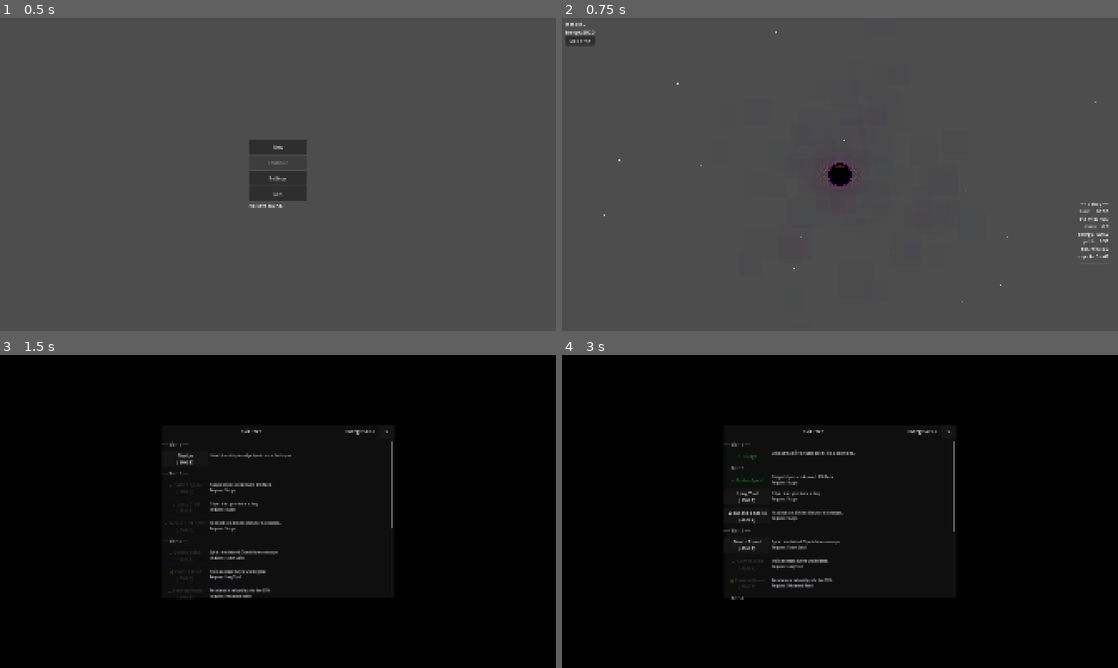
Above: before the commit, frames 1-4 (two rows, left to right).
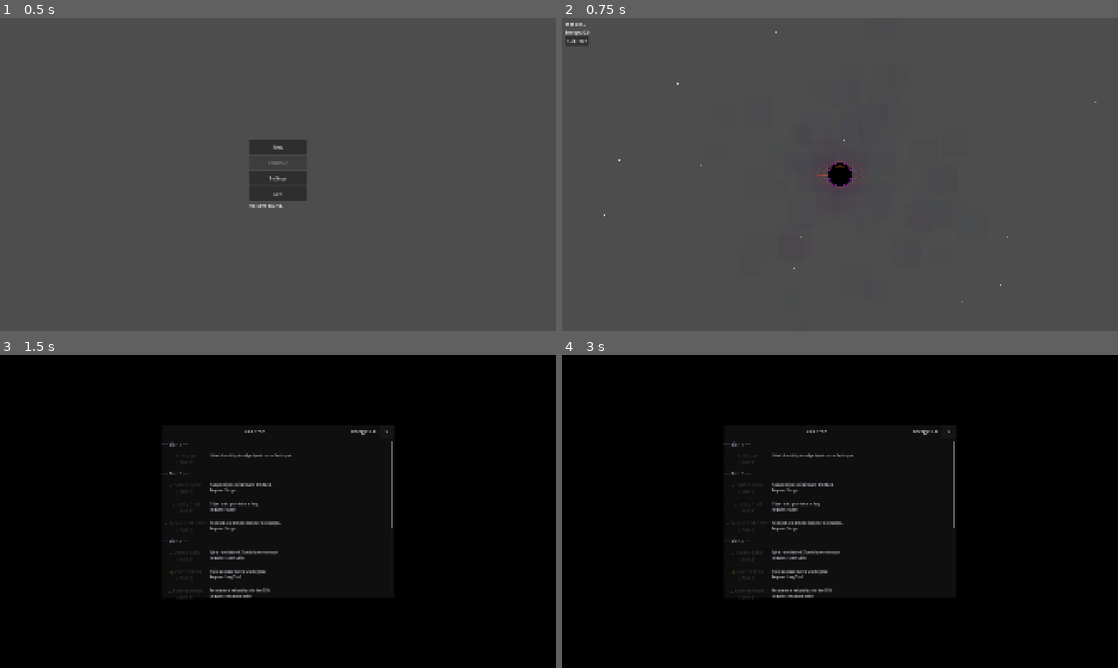
Above: after the commit, the same moments.

Repository: Redledr/void-hunger
Game: Godot game, scene res://scenes/start_screen.tscn
Two runs of this game, one before a commit and one after it. Both use one fixed random seed, a clock stepped at 60 frames per second and the inputs below.
Inputs (mouse positions are in pixels of both pictures, inside the frame that each line leads up to):
- Up to frame 1 (0.5 s): no input
- Up to frame 2 (0.75 s): click "New" at 0.5 s
- Up to frame 3 (1.5 s): click "Skill Tree" at 1.25 s
- Up to frame 4 (3 s): click (745, 458) at 2 s, where only the run before the commit has a clickable "Nudge [10.0 E]"; click (745, 483) at 2.75 s, where only the run before the commit has a clickable "Faster Spiral [20.0 E]"

Frame 1 is identical in both runs. In frame 2, 0.4% of the frame differs, in the area x 0-99%, y 3-78%; in frame 3, 0.1%; in frame 4, 2.4%, in the area x 29-71%, y 24-79%.
Error after the commit: Parse Error: Used space character for indentation instead of tab as used before in the file. (res://scripts/main.gd:125)

Commit message:
feat: Refactor black hole drawing logic, integrate GameConfig parameters, and clean up particle manager setup

Diff:
--- a/scripts/black_hole.gd
+++ b/scripts/black_hole.gd
@@ -1,12 +1,9 @@
 extends Node2D
-
-# ── Constants ────────────────────────────────────────────────────────────────
-const GLOW_LAYERS:      int   = 6
 
 @onready var pull_shape: CollisionShape2D = $PullZone/Shape
 
 var _circle_shape := CircleShape2D.new()
-var _rotation_t:   float = 0.0
+var _rotation_t: float = 0.0
 
 func _ready() -> void:
 	pull_shape.shape = _circle_shape
@@ -25,8 +22,6 @@
 func _on_mass_changed() -> void:
 	call_deferred("_update_size")
 
-# ── Drawing ──────────────────────────────────────────────────────────────────
-
 func _draw() -> void:
 	var r := GameConfig.black_hole_base_size + log(maxf(1.0, GameState.mass)) * GameConfig.black_hole_mass_scale
 	_draw_glow(r)
@@ -35,10 +30,10 @@
 	_draw_event_horizon(r)
 
 func _draw_glow(r: float) -> void:
-	for i in range(GLOW_LAYERS, 0, -1):
-		var t      := float(i) / float(GLOW_LAYERS)
-		var glow_r := r * (1.0 + t * 2.8)
-		var alpha  := 0.06 * (1.0 - t)
+	for i in range(GameConfig.glow_layers, 0, -1):
+		var t := float(i) / float(GameConfig.glow_layers)
+		var glow_r := r * (1.0 + t * GameConfig.glow_radius_mult)
+		var alpha := GameConfig.glow_alpha_peak * (1.0 - t)
 		var col := Color(
 			lerpf(0.35, 0.05, t),
 			lerpf(0.05, 0.02, t),
@@ -50,12 +45,11 @@
 func _draw_accretion_disk(r: float) -> void:
 	var inner := r * GameConfig.disk_inner_scale
 	var outer := r * GameConfig.disk_outer_scale
-	var steps := 128  # smooth full ellipse
 
-	for band in range(8):
-		var t_band := float(band) / 8.0
+	for band in range(GameConfig.disk_bands):
+		var t_band := float(band) / float(GameConfig.disk_bands)
 		var band_r := lerpf(inner, outer, t_band)
-		var heat   := 1.0 - t_band
+		var heat := 1.0 - t_band
 		var col := Color(
 			lerpf(0.6, 1.0, heat),
 			lerpf(0.1, 0.55, heat),
@@ -63,32 +57,29 @@
 			lerpf(0.04, 0.28, heat)
 		)
 
-		# Back half — drawn before core so core occludes it
 		var back_pts := PackedVector2Array()
-		for i in range(steps + 1):
-			var angle  := (float(i) / float(steps)) * TAU + _rotation_t
-			var x      := cos(angle) * band_r
-			var y      := sin(angle) * band_r * GameConfig.disk_tilt
-			if y >= 0.0:  # back half (positive y = behind in this orientation)
+		for i in range(GameConfig.arc_segments + 1):
+			var angle := (float(i) / float(GameConfig.arc_segments)) * TAU + _rotation_t
+			var x := cos(angle) * band_r
+			var y := sin(angle) * band_r * GameConfig.disk_tilt
+			if y >= 0.0:
 				back_pts.append(Vector2(x, y))
 		if back_pts.size() >= 2:
 			for i in range(back_pts.size() - 1):
-				draw_line(back_pts[i], back_pts[i + 1], col, 1.8)
+				draw_line(back_pts[i], back_pts[i + 1], col, GameConfig.disk_line_width)
 
 func _draw_core(r: float) -> void:
 	draw_circle(Vector2.ZERO, r * 1.08, Color(0.28, 0.0, 0.42, 0.85))
-	draw_circle(Vector2.ZERO, r,        Color(0.0,  0.0, 0.0,  1.0))
+	draw_circle(Vector2.ZERO, r, Color(0.0, 0.0, 0.0, 1.0))
 
 func _draw_event_horizon(r: float) -> void:
-	# Front half — drawn on top of core so it appears in front
 	var inner := r * GameConfig.disk_inner_scale
 	var outer := r * GameConfig.disk_outer_scale
-	var steps := 128
 
-	for band in range(8):
-		var t_band := float(band) / 8.0
+	for band in range(GameConfig.disk_bands):
+		var t_band := float(band) / float(GameConfig.disk_bands)
 		var band_r := lerpf(inner, outer, t_band)
-		var heat   := 1.0 - t_band
+		var heat := 1.0 - t_band
 		var col := Color(
 			lerpf(0.6, 1.0, heat),
 			lerpf(0.1, 0.55, heat),
@@ -97,14 +88,14 @@
 		)
 
 		var front_pts := PackedVector2Array()
-		for i in range(steps + 1):
-			var angle := (float(i) / float(steps)) * TAU + _rotation_t
-			var x     := cos(angle) * band_r
-			var y     := sin(angle) * band_r * GameConfig.disk_tilt
-			if y < 0.0:  # front half
+		for i in range(GameConfig.arc_segments + 1):
+			var angle := (float(i) / float(GameConfig.arc_segments)) * TAU + _rotation_t
+			var x := cos(angle) * band_r
+			var y := sin(angle) * band_r * GameConfig.disk_tilt
+			if y < 0.0:
 				front_pts.append(Vector2(x, y))
 		if front_pts.size() >= 2:
 			for i in range(front_pts.size() - 1):
-				draw_line(front_pts[i], front_pts[i + 1], col, 1.8)
+				draw_line(front_pts[i], front_pts[i + 1], col, GameConfig.disk_line_width)
 
-	draw_arc(Vector2.ZERO, r, 0.0, TAU, 64, Color(0.75, 0.35, 1.0, 0.45), 1.2)
+	draw_arc(Vector2.ZERO, r, 0.0, TAU, GameConfig.arc_segments, Color(0.75, 0.35, 1.0, 0.45), 1.2)
--- a/scripts/main.gd
+++ b/scripts/main.gd
@@ -2,19 +2,19 @@
 
 const SPACE_OBJECT_SCENE := preload("res://scenes/space_object.tscn")
 
-@onready var black_hole:        Node2D = $BlackHole
-@onready var spawn_timer:       Timer  = $SpawnTimer
-@onready var debug_label:       Label  = $DebugLabel
-@onready var particle_manager:  Node2D = $ParticleManager
+@onready var black_hole: Node2D = $BlackHole
+@onready var spawn_timer: Timer = $SpawnTimer
+@onready var debug_label: Label = $DebugLabel
+@onready var particle_manager: Node2D = $ParticleManager
 
-var _absorb_count:        int   = 0
-var _absorb_timer:        float = 0.0
-var _absorbs_per_min:     float = 0.0
+var _absorb_count: int = 0
+var _absorb_timer: float = 0.0
+var _absorbs_per_min: float = 0.0
 var _avg_mass_per_absorb: float = 1.0
 var _mass_at_last_sample: float = 0.0
-var screen_size:    Vector2 = Vector2.ZERO
-var active_objects: Array   = []
-var mouse_pos:      Vector2 = Vector2.ZERO
+var screen_size: Vector2 = Vector2.ZERO
+var active_objects: Array = []
+var mouse_pos: Vector2 = Vector2.ZERO
 var test_energy: float = 0.0
 var _nudge_unlocked: bool = false
 
@@ -94,7 +94,7 @@
 	match randi() % 4:
 		0: return Vector2(randf() * screen_size.x, 0.0)
 		1: return Vector2(randf() * screen_size.x, screen_size.y)
-		2: return Vector2(0.0,           randf() * screen_size.y)
+		2: return Vector2(0.0, randf() * screen_size.y)
 		_: return Vector2(screen_size.x, randf() * screen_size.y)
 
 # ── Signals ──────────────────────────────────────────────────────────────────
@@ -116,27 +116,27 @@
 func _update_debug(delta: float) -> void:
 	_absorb_timer += delta
 
-	if _absorb_timer >= 10.0:
+	if _absorb_timer >= GameConfig.debug_sample_window:
 		_absorbs_per_min = (_absorb_count / _absorb_timer) * 60.0
 		if _absorb_count > 0:
-			var mass_gained      := GameState.mass - _mass_at_last_sample
-			_avg_mass_per_absorb  = mass_gained / float(_absorb_count)
+			var mass_gained := GameState.mass - _mass_at_last_sample
+			_avg_mass_per_absorb = mass_gained / float(_absorb_count)
 		_mass_at_last_sample = GameState.mass
-		_absorb_count        = 0
-		_absorb_timer        = 0.0
+		_absorb_count = 0
+    	_absorb_timer = 0.0
 
 	var passive_rate := GameConfig.passive_pull_base + GameState.mass * GameConfig.passive_pull_scale
 
-	var e           := GameState.elapsed_time
+	var e := GameState.elapsed_time
 	var elapsed_str := "%02d:%02d" % [int(e / 60), int(e) % 60]
 
 	var eta_str := "??:??"
 	if _absorbs_per_min > 0.0:
 		var mass_per_min := _absorbs_per_min * _avg_mass_per_absorb
-		var mass_needed  := maxf(0.0, 500.0 - GameState.mass)
+		var mass_needed := maxf(0.0, GameConfig.debug_eta_target_mass - GameState.mass)
 		if mass_per_min > 0.0:
-			var mins    := mass_needed / mass_per_min
-			eta_str      = "%02d:%02d" % [int(mins), int(mins * 60.0) % 60]
+			var mins := mass_needed / mass_per_min
+			eta_str = "%02d:%02d" % [int(mins), int(mins * 60.0) % 60]
 
 	var counts: Dictionary = {}
 	for obj in active_objects:
@@ -145,12 +145,12 @@
 
 	var lines: Array = [
 		"── debug ──",
-		"time:    %s"      % elapsed_str,
-		"eta mid: %s"      % eta_str,
-		"mass:    %.1f"    % GameState.mass,
-		"energy:  %.1f"    % GameState.energy,
-		"pull/s:  %.2f"    % passive_rate,
-		"abs/min: %.1f"    % _absorbs_per_min,
+		"time:    %s" % elapsed_str,
+		"eta mid: %s" % eta_str,
+		"mass:    %.1f" % GameState.mass,
+		"energy:  %.1f" % GameState.energy,
+		"pull/s:  %.2f" % passive_rate,
+		"abs/min: %.1f" % _absorbs_per_min,
 		"objects: %d / %d" % [active_objects.filter(func(o): return is_instance_valid(o)).size(), GameConfig.max_objects],
 		"──────────",
 	]
--- a/scripts/particle_manager.gd
+++ b/scripts/particle_manager.gd
@@ -1,62 +1,45 @@
-# particle_manager.gd
-# Attach to a Node2D named ParticleManager, child of the main scene.
-#
-# Owns a pool of CPUParticles2D emitters so space_object never manages
-# its own particles. Call burst() from anywhere — it grabs a free emitter,
-# positions it, fires once, then returns it to the pool automatically.
-#
-# Add to main scene as:
-#   ParticleManager (Node2D, this script)
 extends Node2D
-
-const POOL_SIZE:      int   = 20
-const BURST_AMOUNT:   int   = 18
-const BURST_LIFETIME: float = 0.6
-const BURST_SPEED_MIN:float = 40.0
-const BURST_SPEED_MAX:float = 140.0
 
 var _pool: Array[CPUParticles2D] = []
 
 func _ready() -> void:
-	for i in range(POOL_SIZE):
+	for i in range(GameConfig.particle_pool_size):
 		var p := CPUParticles2D.new()
-		p.emitting        = false
-		p.one_shot        = true
-		p.explosiveness   = 0.95   # fire all particles at once
-		p.amount          = BURST_AMOUNT
-		p.lifetime        = BURST_LIFETIME
-		p.emission_shape  = CPUParticles2D.EMISSION_SHAPE_SPHERE
+		p.emitting = false
+		p.one_shot = true
+		p.explosiveness = 0.95
+		p.amount = GameConfig.particle_burst_amount
+		p.lifetime = GameConfig.particle_burst_lifetime
+		p.emission_shape = CPUParticles2D.EMISSION_SHAPE_SPHERE
 		p.emission_sphere_radius = 4.0
-		p.direction       = Vector2(0, 0)
-		p.spread          = 180.0
-		p.gravity         = Vector2(0, 0)
-		p.initial_velocity_min = BURST_SPEED_MIN
-		p.initial_velocity_max = BURST_SPEED_MAX
-		p.scale_amount_min     = 1.5
-		p.scale_amount_max     = 3.5
-		p.damping_min          = 60.0
-		p.damping_max          = 120.0
+		p.direction = Vector2(0, 0)
+		p.spread = 180.0
+		p.gravity = Vector2(0, 0)
+		p.initial_velocity_min = GameConfig.particle_speed_min
+		p.initial_velocity_max = GameConfig.particle_speed_max
+		p.scale_amount_min = 1.5
+		p.scale_amount_max = 3.5
+		p.damping_min = 60.0
+		p.damping_max = 120.0
 		add_child(p)
 		_pool.append(p)
 
-# Fire a burst at world position `pos` using `color`.
-# Safe to call every frame — silently skips if pool is exhausted.
 func burst(pos: Vector2, color: Color, size: float = 10.0) -> void:
 	var emitter := _get_free()
 	if emitter == null:
 		return
-	emitter.position               = pos
-	emitter.color                  = Color(color.r, color.g, color.b, 1.0)
+	emitter.position = pos
+	emitter.color = Color(color.r, color.g, color.b, 1.0)
 	emitter.emission_sphere_radius = size * 0.5
-	emitter.amount                 = clampi(int(size * 1.5), 6, 40)
-	emitter.scale_amount_min       = size * 0.08
-	emitter.scale_amount_max       = size * 0.18
-	emitter.emitting               = true
-	await get_tree().create_timer(BURST_LIFETIME + 0.1).timeout
+	emitter.amount = clampi(int(size * 1.5), 6, 40)
+	emitter.scale_amount_min = size * 0.08
+	emitter.scale_amount_max = size * 0.18
+	emitter.emitting = true
+	await get_tree().create_timer(GameConfig.particle_burst_lifetime + 0.1).timeout
 	emitter.emitting = false
 
 func _get_free() -> CPUParticles2D:
 	for p in _pool:
 		if not p.emitting:
 			return p
-	return null  # pool exhausted — caller skips gracefully
+	return null
--- a/scripts/space_object.gd
+++ b/scripts/space_object.gd
@@ -2,85 +2,76 @@
 
 @export var mass_value: float = 1.0
 var color: Color = Color.GRAY
-var size:  float = 0.0
+var size: float = 0.0
 var obj_type: String = ""
 
-var orbit_angle:         float   = 0.0
-var orbit_radius:        float   = 0.0
-var orbit_speed:         float   = 0.0
-var black_hole_pos:      Vector2 = Vector2.ZERO
-var target_orbit_radius: float   = 0.0
+var orbit_angle: float = 0.0
+var orbit_radius: float = 0.0
+var orbit_speed: float = 0.0
+var black_hole_pos: Vector2 = Vector2.ZERO
+var target_orbit_radius: float = 0.0
 
 var _nudge_lerp_speed: float = 0.0
-var _spiraling:        bool  = false
+var _spiraling: bool = false
 
-# ── Trail (circular buffer) ─────────────────────────────────────────────────
-var _max_trail:  int = 20
-var _trail:      PackedVector2Array = PackedVector2Array()
+var _max_trail: int = 20
+var _trail: PackedVector2Array = PackedVector2Array()
 var _trail_head: int = 0
-var _trail_count:int = 0
+var _trail_count: int = 0
 
-@onready var body:   Polygon2D        = $Body
-@onready var glow:   Polygon2D        = $Glow
+@onready var body: Polygon2D = $Body
+@onready var glow: Polygon2D = $Glow
 @onready var hitbox: CollisionShape2D = $HitArea/Shape
 
-# ── Setup ───────────────────────────────────────────────────────────────────
-
 func setup(start_pos: Vector2, p_obj_type: String, bh_pos: Vector2) -> void:
-	obj_type       = p_obj_type
+	obj_type = p_obj_type
 	black_hole_pos = bh_pos
-
-	# Initialize here instead of at declaration so GameConfig is ready
 	_nudge_lerp_speed = GameConfig.base_lerp_speed
 
 	var d := ObjectData.get_data(obj_type)
 	mass_value = d.get("mass", mass_value) * GameState.get_mass_multiplier()
-	color      = d.get("color", color)
-	size       = d.get("size",  size)
+	color = d.get("color", color)
+	size = d.get("size", size)
 
 	var index: int = ObjectData.get_sorted_index(obj_type)
 	var sides: int = clampi(3 + index, 3, 12)
 
 	if index < 5:
-		var circle    := CircleShape2D.new()
-		circle.radius  = size / 2.0
-		hitbox.shape   = circle
+		var circle := CircleShape2D.new()
+		circle.radius = size / 2.0
+		hitbox.shape = circle
 	else:
-		var poly    := ConvexPolygonShape2D.new()
-		poly.points  = _make_polygon(sides, size / 2.0)
+		var poly := ConvexPolygonShape2D.new()
+		poly.points = _make_polygon(sides, size / 2.0)
 		hitbox.shape = poly
 
-	position            = start_pos
-	orbit_radius        = start_pos.distance_to(black_hole_pos)
+	position = start_pos
+	orbit_radius = start_pos.distance_to(black_hole_pos)
 	target_orbit_radius = randf_range(GameConfig.orbit_radius_min, GameConfig.orbit_radius_max)
-	orbit_angle         = (start_pos - black_hole_pos).angle()
-	orbit_speed         = randf_range(0.3, 0.7) * (1.0 if randf() < 0.5 else -1.0)
+	orbit_angle = (start_pos - black_hole_pos).angle()
+	orbit_speed = randf_range(GameConfig.orbit_speed_min, GameConfig.orbit_speed_max) \
+	                      * (1.0 if randf() < GameConfig.orbit_reverse_chance else -1.0)
 
 	var visual_sides := 16 if sides <= 3 else sides
 	body.polygon = _make_polygon(visual_sides, size / 2.0)
-	body.color   = color * 1.6
-	glow.polygon = _make_polygon(visual_sides, size * 1.25)
-	glow.color   = Color(color.r, color.g, color.b, 0.12)
+	body.color = color * 1.6
+	glow.polygon = _make_polygon(visual_sides, size * GameConfig.object_glow_scale)
+	glow.color = Color(color.r, color.g, color.b, 0.12)
 
 	_max_trail = int(GameState.get_skill_value("trail_length", float(GameConfig.trail_length_default)))
 	_trail.resize(_max_trail)
-
-# ── Nudge ───────────────────────────────────────────────────────────────────
 
 func apply_nudge(_strength: float = 0.0) -> void:
 	if _spiraling:
 		return
 	var data: Dictionary = ObjectData.get_data(obj_type)
 	var base_resist: float = data.get("nudge_resist", 0.0)
-	var reduction:   float = GameState.get_skill_value("nudge_resist_reduction", 0.0)
+	var reduction: float = GameState.get_skill_value("nudge_resist_reduction", 0.0)
 	var final_resist := maxf(0.0, base_resist - reduction)
 	if randf() < final_resist:
 		return
-
-	_spiraling        = true
+	_spiraling = true
 	_nudge_lerp_speed = GameConfig.base_lerp_speed + GameConfig.nudge_lerp_boost
-
-# ── Per-frame ───────────────────────────────────────────────────────────────
 
 func _process(delta: float) -> void:
 	orbit_angle += orbit_speed * delta
@@ -92,15 +83,13 @@
 		var rate := GameState.get_skill_value("spiral_rate", GameConfig.spiral_rate_default)
 		target_orbit_radius = maxf(0.0, target_orbit_radius - rate * delta)
 
-	orbit_radius      -= (orbit_radius - target_orbit_radius) * delta * _nudge_lerp_speed
-	_nudge_lerp_speed  = lerpf(_nudge_lerp_speed, GameConfig.base_lerp_speed, delta * 4.0)
-	orbit_radius       = maxf(orbit_radius, 0.0)
-	position           = black_hole_pos + Vector2(cos(orbit_angle), sin(orbit_angle)) * orbit_radius
+	orbit_radius -= (orbit_radius - target_orbit_radius) * delta * _nudge_lerp_speed
+	_nudge_lerp_speed = lerpf(_nudge_lerp_speed, GameConfig.base_lerp_speed, delta * GameConfig.nudge_lerp_decay)
+	orbit_radius = maxf(orbit_radius, 0.0)
+	position = black_hole_pos + Vector2(cos(orbit_angle), sin(orbit_angle)) * orbit_radius
 
 	_trail_push(position)
 	queue_redraw()
-
-# ── Draw ────────────────────────────────────────────────────────────────────
 
 func _draw() -> void:
 	if _trail_count < 2:
@@ -110,9 +99,8 @@
 		var idx_b := (_trail_head + _trail_count - 2 - i) % _max_trail
 		var alpha := 1.0 - float(i) / float(_trail_count)
 		draw_line(to_local(_trail[idx_a]), to_local(_trail[idx_b]),
-				  Color(color.r, color.g, color.b, alpha * 0.5), 2.0)
-
-# ── Absorption ──────────────────────────────────────────────────────────────
+				  Color(color.r, color.g, color.b, alpha * GameConfig.trail_alpha),
+				  GameConfig.trail_line_width)
 
 func _absorb() -> void:
 	GameState.add_mass(mass_value)
@@ -123,8 +111,6 @@
 
 func _on_hit_area_area_entered(_area: Area2D) -> void:
 	_absorb()
-
-# ── Helpers ─────────────────────────────────────────────────────────────────
 
 static func _make_polygon(sides: int, radius: float) -> PackedVector2Array:
 	var pts := PackedVector2Array()
